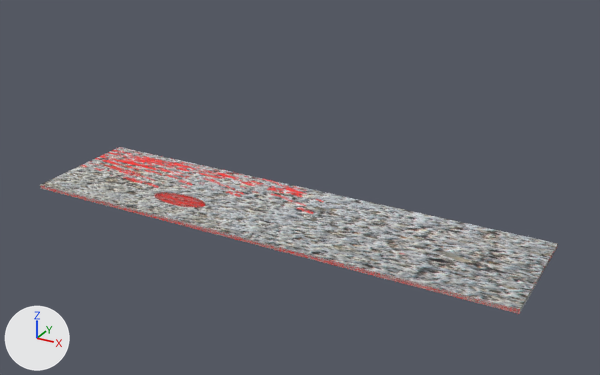
A saved change to the glTF model Prototypes/Gang/gang_comb.glb.
Rendered twice from a 50 mm camera at (8.8, -15.02, 8.29) aimed at (0.51, 0.05, 0.75). The lights are fixed; the arrows at lower left show +X, +Y and +Z. Mesh edges are drawn as thin lines on the coarser meshes. Where no turn or scale is listed for an object, it has been applied to the vertices.

In view in the first picture: 'Floor'.
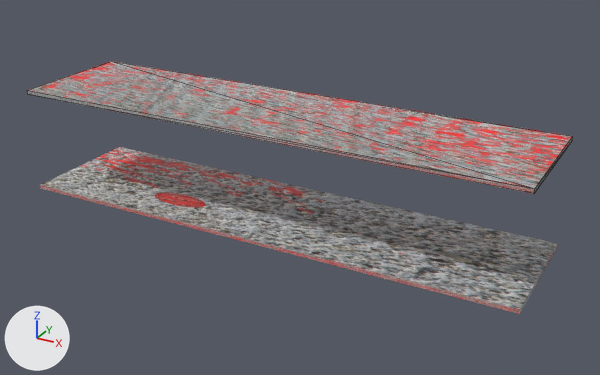
What differs and where, as boxes [x1, y1, x2, y2] in the pictures (600 x 375 px):
'Ceiling', added: after [27, 61, 573, 194]

Patch to the scene script:
```diff
--- a/Prototypes/Gang/gang_comb.glb.py
+++ b/Prototypes/Gang/gang_comb.glb.py
@@ me_cube_003 @@
+me_cube_003.from_pydata(...)  # a box spanning x -6.0..6.0, y -1.5..1.5, z -0.05..0.05
+me_cube_003.materials.append(mat_floor)  # picture img_floor
@@ ob_ceiling @@
+ob_ceiling = bpy.data.objects.new('Ceiling', me_cube_003)
+ob_ceiling.location = (0.0, 0.0, 2.43)
```
